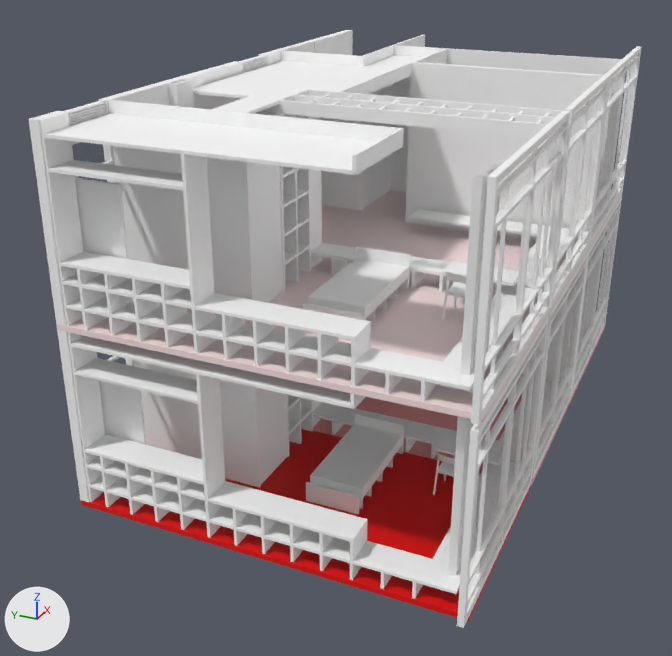
What one commit did to the glTF model models/port_three.gltf.
Rendered twice from a camera (50 mm lens) standing at (-15.99, -6.31, 9.3) and looking at (-1.17, 0.36, 1.89). Lighting does not change. The marker at lower left points along +X, +Y and +Z. The older version comes first. Where no turn or scale is listed for an object, it has been applied to the vertices.

Script lines for the objects in view, before the commit:
```python
mat_color_a03_001 = principled_material('Color_A03.001')
mat_color_a03_001.base_color = (1.0, 0.396, 0.396)  # pink #ffa9a9
mat_color_a06_001 = principled_material('Color_A06.001')
mat_color_a06_001.base_color = (0.8, 0.0, 0.0)  # red #e70000
me_id1405 = bpy.data.meshes.new('ID1405')
me_id1405.from_pydata(...)  # 68 vertices, 78 faces; spans x -1.98..2.01, y -6.91..-6.79, z 0.0..3.2
me_id1405.materials.append(mat_aluminum_anodized_clear)  # white #ffffff
me_id53 = bpy.data.meshes.new('ID53')
me_id53.from_pydata(...)  # 300 vertices, 397 faces; spans x 2.01..9.48, y -6.93..-0.01, z -0.1..0.0
me_id53.materials.append(mat_color_a03_001)  # pink #ffa9a9
me_id61 = bpy.data.meshes.new('ID61')
me_id61.from_pydata(...)  # 195 vertices, 257 faces; spans x -1.71..2.04, y -6.91..0.01, z -0.1..0.0
me_id61.materials.append(mat_color_a06_001)  # red #e70000
ob_sketchup_007 = bpy.data.objects.new('SketchUp.007', me_id53)
ob_sketchup_007.location = (-3.96, 3.13, 0.0)
ob_sketchup_008 = bpy.data.objects.new('SketchUp.008', me_id61)
ob_sketchup_008.location = (-3.96, 3.13, 0.0)
ob_sketchup_231 = bpy.data.objects.new('SketchUp.231', me_id1405)
ob_sketchup_231.location = (-3.96, 3.13, 0.0)
# also in view: 'SketchUp.275' at (-0.22, -3.73, 1.6); 'SketchUp' at (-0.08, -0.33, 3.25); 'SketchUp.012' at (-0.07, -0.32, 1.6); 'SketchUp.140' at (-3.01, -0.87, 3.6); 'SketchUp.041' at (3.5, -3.74, 4.9)
```
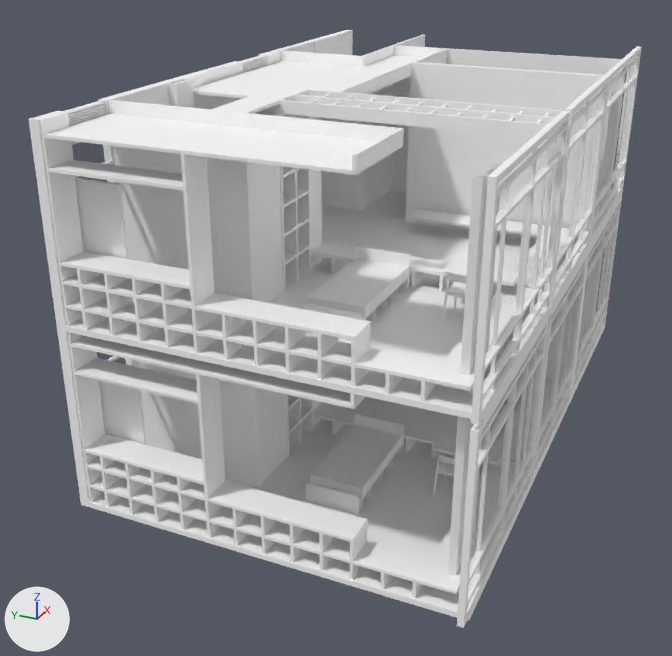
The change, as a diff of the scene's bpy script:
```diff
--- a/models/port_three.gltf.py
+++ b/models/port_three.gltf.py
@@ mat_color_a03_001 @@
 mat_color_a03_001 = principled_material('Color_A03.001')
-mat_color_a03_001.base_color = (1.0, 0.396, 0.396)  # pink #ffa9a9
+mat_color_a03_001.base_color = (1.0, 1.0, 1.0)  # white #ffffff
@@ mat_color_a06_001 @@
 mat_color_a06_001 = principled_material('Color_A06.001')
-mat_color_a06_001.base_color = (0.8, 0.0, 0.0)  # red #e70000
+mat_color_a06_001.base_color = (1.0, 1.0, 1.0)  # white #ffffff
```

Boxes [x1, y1, x2, y2] around the edits, measured in the pictures (672 x 656 px):
'SketchUp.008', recoloured (red to white): [80, 429, 532, 621] in both
'SketchUp.007', recoloured: [313, 326, 605, 486] in both
